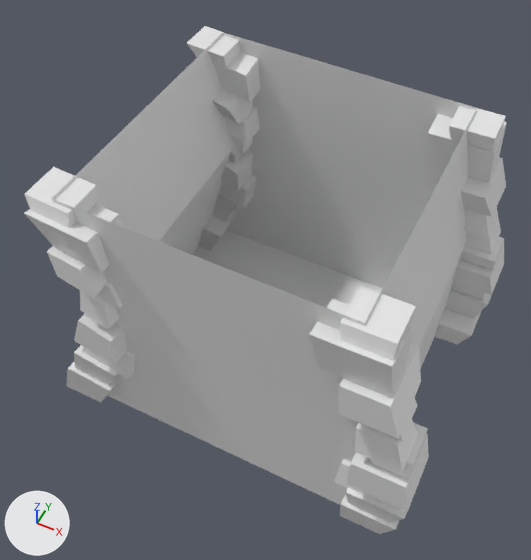
The FBX model Assets/ART/MESHES/Archi/Buildings/SM_BuildingBricBlock_01.fbx: old version first, new version second.
Both versions are drawn from a 50 mm camera at (4.56, -9.7, 14.51) aimed at (-0.1, -0.4, 2.88). The lights are fixed; the arrows at lower left show +X, +Y and +Z. Where no turn or scale is listed for an object, it has been applied to the vertices.

The older version as bpy lines, for what is in view:
```python
me_sm_buildingbloc_01_001 = bpy.data.meshes.new('SM_BuildingBloc_01.001')
me_sm_buildingbloc_01_001.from_pydata(...)  # 12 vertices, 9 faces; spans x -3.42..3.39, y -3.0..3.0, z 0.0..6.17
me_sm_buildingbricblock_01_001 = bpy.data.meshes.new('SM_BuildingBricBlock_01.001')
me_sm_buildingbricblock_01_001.from_pydata(...)  # 320 vertices, 240 faces; spans x -3.94..4.28, y -3.42..3.4, z 0.0..6.17
ob_sm_buildingbloc_01 = bpy.data.objects.new('SM_BuildingBloc_01', me_sm_buildingbloc_01_001)
ob_sm_buildingbloc_01.location = (0.0, 0.0, 0.0)
ob_sm_buildingbricblock_01 = bpy.data.objects.new('SM_BuildingBricBlock_01', me_sm_buildingbricblock_01_001)
ob_sm_buildingbricblock_01.location = (0.0, 0.0, 0.0)
```
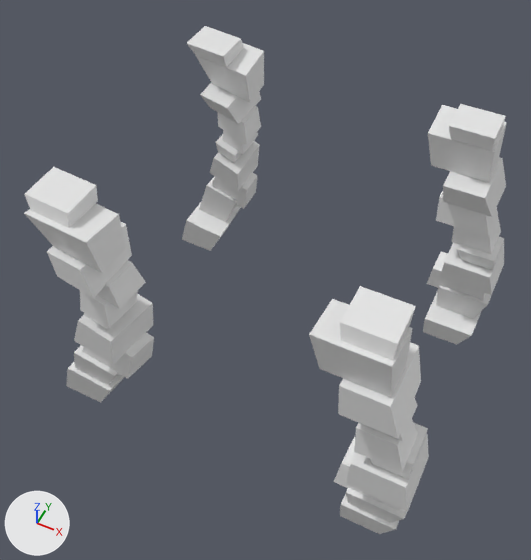
Location of each change, [x1, y1, x2, y2] in pixels of the pictures (531 x 560 px):
'SM_BuildingBloc_01', deleted: before [52, 33, 477, 505]

Patch to the scene script:
```diff
--- a/Assets/ART/MESHES/Archi/Buildings/SM_BuildingBricBlock_01.fbx.py
+++ b/Assets/ART/MESHES/Archi/Buildings/SM_BuildingBricBlock_01.fbx.py
@@ ob_sm_buildingbloc_01 @@
-ob_sm_buildingbloc_01 = bpy.data.objects.new('SM_BuildingBloc_01', me_sm_buildingbloc_01_001)
-ob_sm_buildingbloc_01.location = (0.0, 0.0, 0.0)
```
